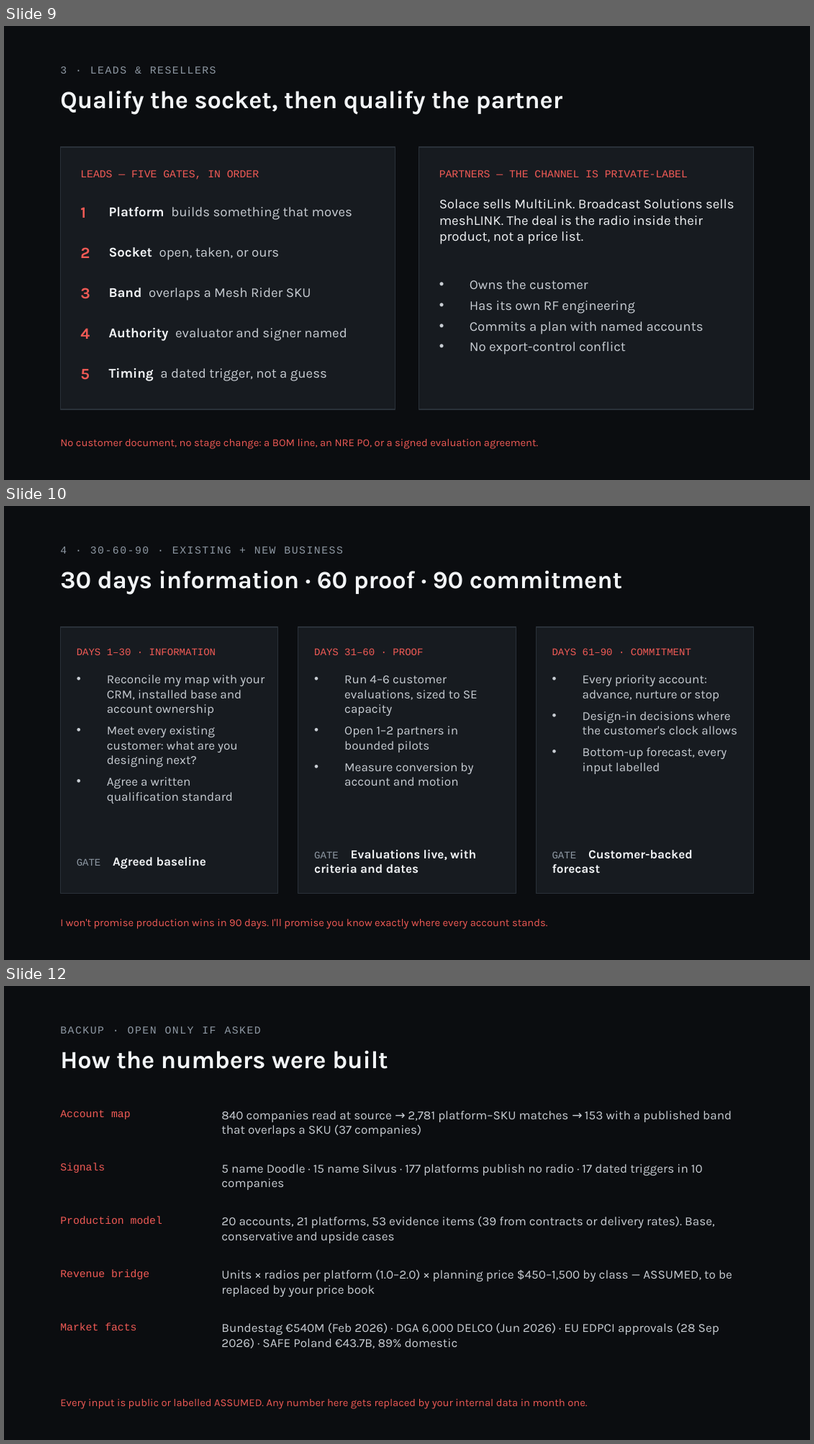
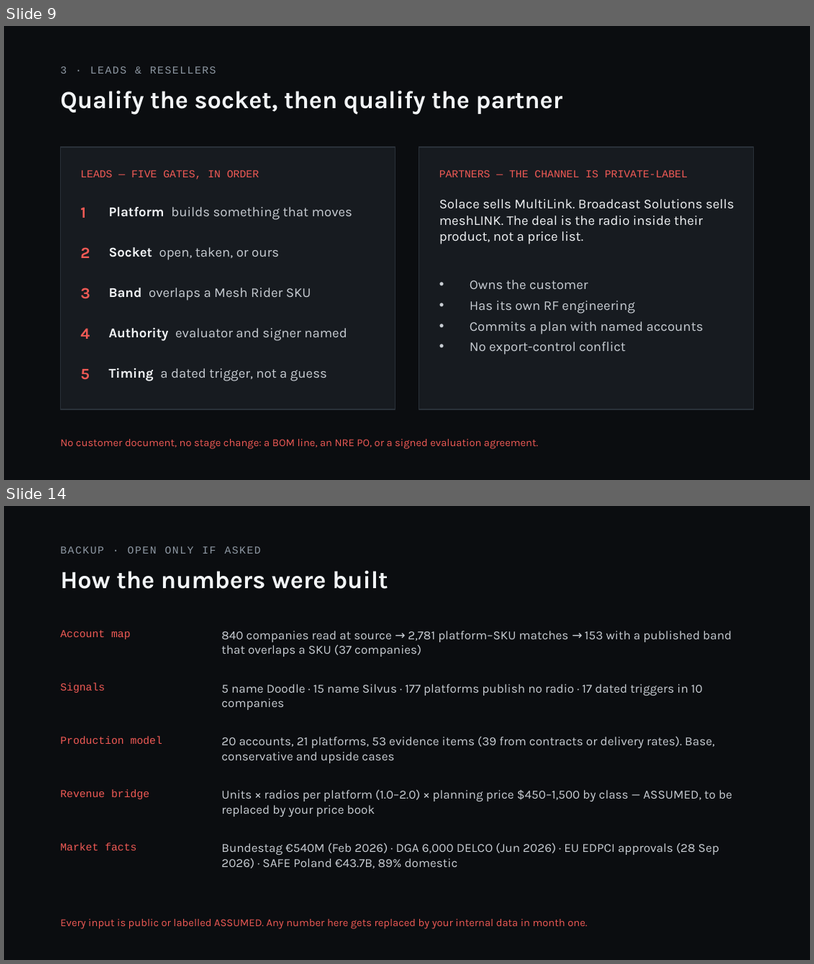
Before and after one commit to SerchMic/test, a slide deck: doodle-panel/Doodle_Labs_Europe_Panel_FINAL_v4.pptx. Shown one above the other, each under a label of ours: slides 9, 10 and 12 before the commit, slides 9 and 14 after it; the slides between them are not shown. The pictures are 814x1444 and 814x964 pixels, drawn with LibreOffice and Linux fonts; fonts in the diff are those of the drawing. Boxes give left, top, right and bottom in pixels: in the first picture for what was removed or moved away, otherwise in the second. Text is boxed around its words. In the diff, an @@ line names an element or a change of style, - is before the commit and + after.

```diff
--- a/doodle-panel/Doodle_Labs_Europe_Panel_FINAL_v4.pptx
+++ b/doodle-panel/Doodle_Labs_Europe_Panel_FINAL_v4.pptx
@@ slide 10 removed at bbox=[4, 506, 810, 960], background #0B0D10 @@
@@ text removed at bbox=[60, 546, 67, 554] @@
-4 · 30-60-90 · EXISTING + NEW BUSINESS
@@ text removed at bbox=[60, 570, 622, 595] @@
-30 days information · 60 proof · 90 commitment
@@ rectangle removed at bbox=[60, 627, 278, 893] @@
@@ rectangle removed at bbox=[298, 627, 516, 893] @@
@@ rectangle removed at bbox=[536, 627, 754, 893] @@
@@ text removed at bbox=[77, 648, 216, 655] @@
-DAYS 1–30 · INFORMATION
@@ text removed at bbox=[314, 648, 423, 655] @@
-DAYS 31–60 · PROOF
@@ text removed at bbox=[553, 648, 692, 655] @@
-DAYS 61–90 · COMMITMENT
@@ text removed at bbox=[107, 674, 265, 803] @@
-• Reconcile my map with your CRM, installed base and account ownership
-• Meet every existing customer: what are you designing next?
-• Agree a written qualification standard
@@ text removed at bbox=[345, 675, 478, 785] @@
-• Run 4–6 customer evaluations, sized to SE capacity
-• Open 1–2 partners in bounded pilots
-• Measure conversion by account and motion
@@ text removed at bbox=[583, 674, 738, 774] @@
-• Every priority account: advance, nurture or stop
-• Design-in decisions where the customer's clock allows
-• Bottom-up forecast, every input labelled
@@ text removed at bbox=[314, 849, 476, 873] @@
-GATE Evaluations live, with criteria and dates
@@ text removed at bbox=[314, 849, 693, 873] @@
-GATE Customer-backed forecast
@@ text removed at bbox=[77, 857, 206, 869] @@
-GATE Agreed baseline
@@ text removed at bbox=[60, 919, 548, 929] @@
-I won't promise production wins in 90 days. I'll promise you know exactly where every account stands.
@@ what was slide 12 is now slide 14 @@
```
Also in this commit, not shown: 9 slides changed, 3 slides added, 1 other file.
